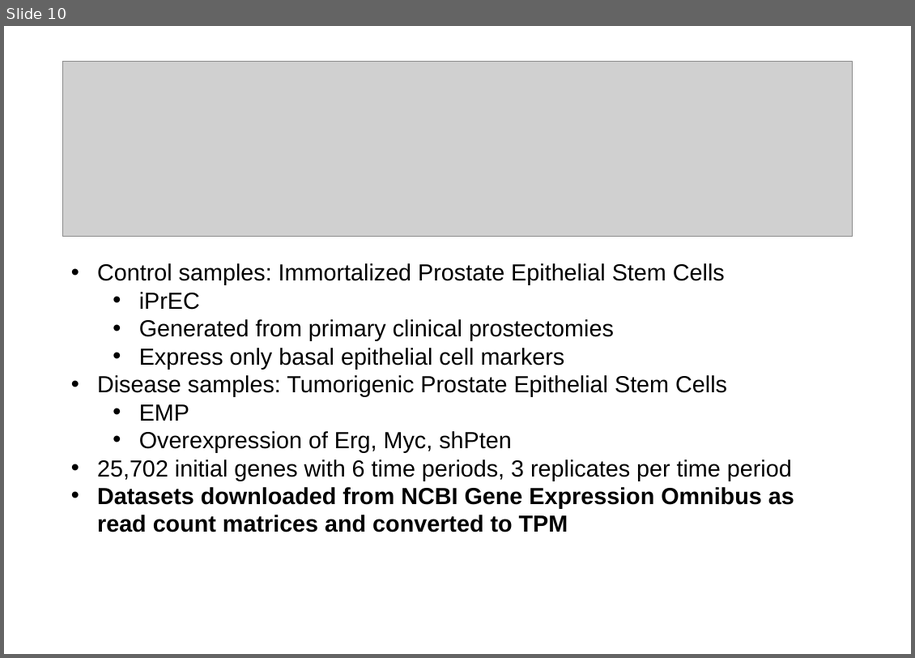
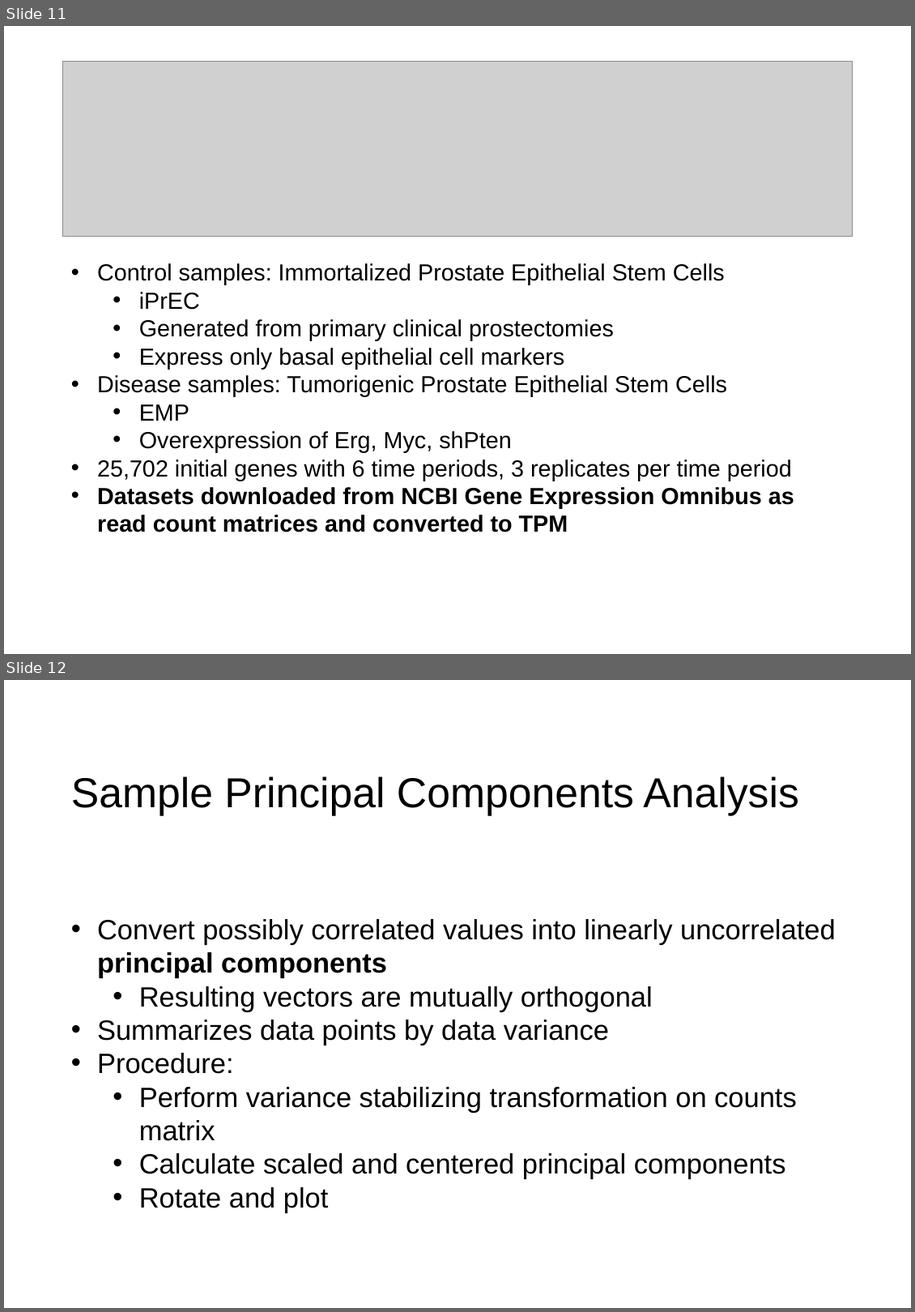
Before and after one commit to kkchau/NACEP-Analysis-of-Prostate-Cancer-Cells, a slide deck: ppt/Presentation.pptx. Shown one above the other, each under a label of ours: slide 10 before the commit, slides 11 and 12 after it. The pictures are 915x658 and 915x1312 pixels, drawn with LibreOffice and Linux fonts; fonts in the diff are those of the drawing; grey boxes stand for pictures. Boxes give left, top, right and bottom in pixels: in the first picture for what was removed or moved away, otherwise in the second. Text is boxed around its words. In the diff, an @@ line names an element or a change of style, - is before the commit and + after.

```diff
--- a/ppt/Presentation.pptx
+++ b/ppt/Presentation.pptx
@@ slide 12 added at [4, 680, 911, 1308], background #FFFFFF @@
@@ title added at [71, 776, 799, 816], 36 pt, text #000000 @@
+Sample Principal Components Analysis
@@ text added at [97, 919, 836, 1212], 24 pt, text #000000 @@
+• Convert possibly correlated values into linearly uncorrelated principal components
+  • Resulting vectors are mutually orthogonal
+• Summarizes data points by data variance
+• Procedure:
+  • Perform variance stabilizing transformation on counts matrix
+  • Calculate scaled and centered principal components
+  • Rotate and plot
@@ what was slide 10 is now slide 11 @@
```
Also in this commit, not shown: 1 slide changed, 3 other slides added, 1 slide removed, 1 other file.
